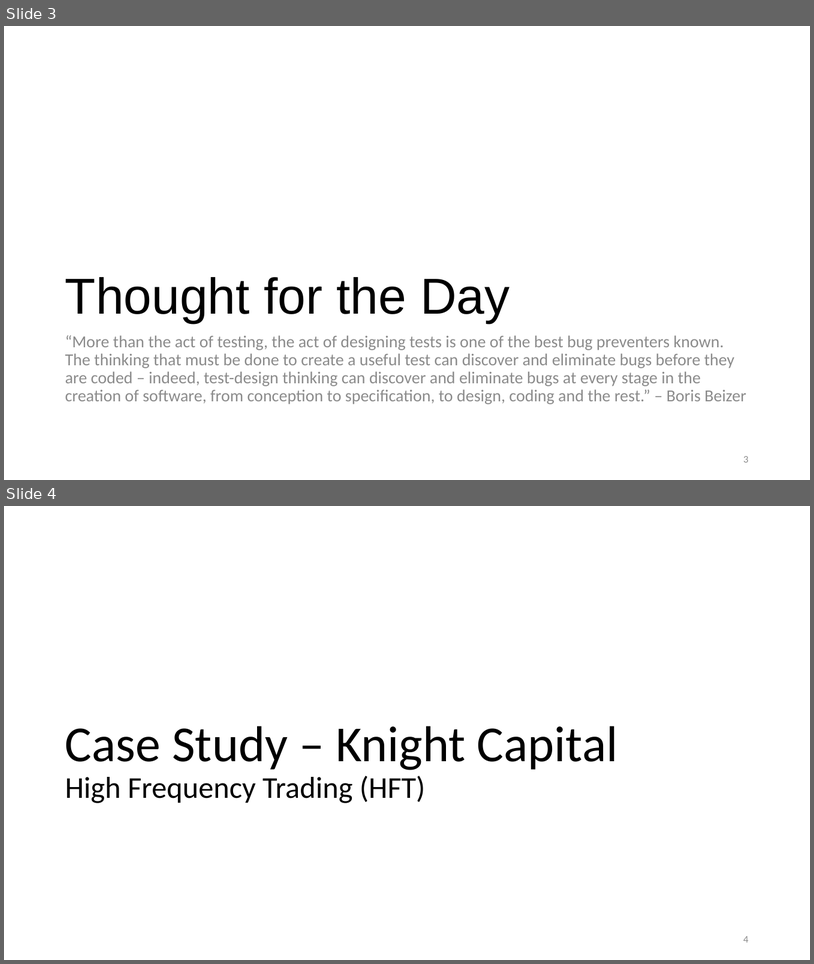
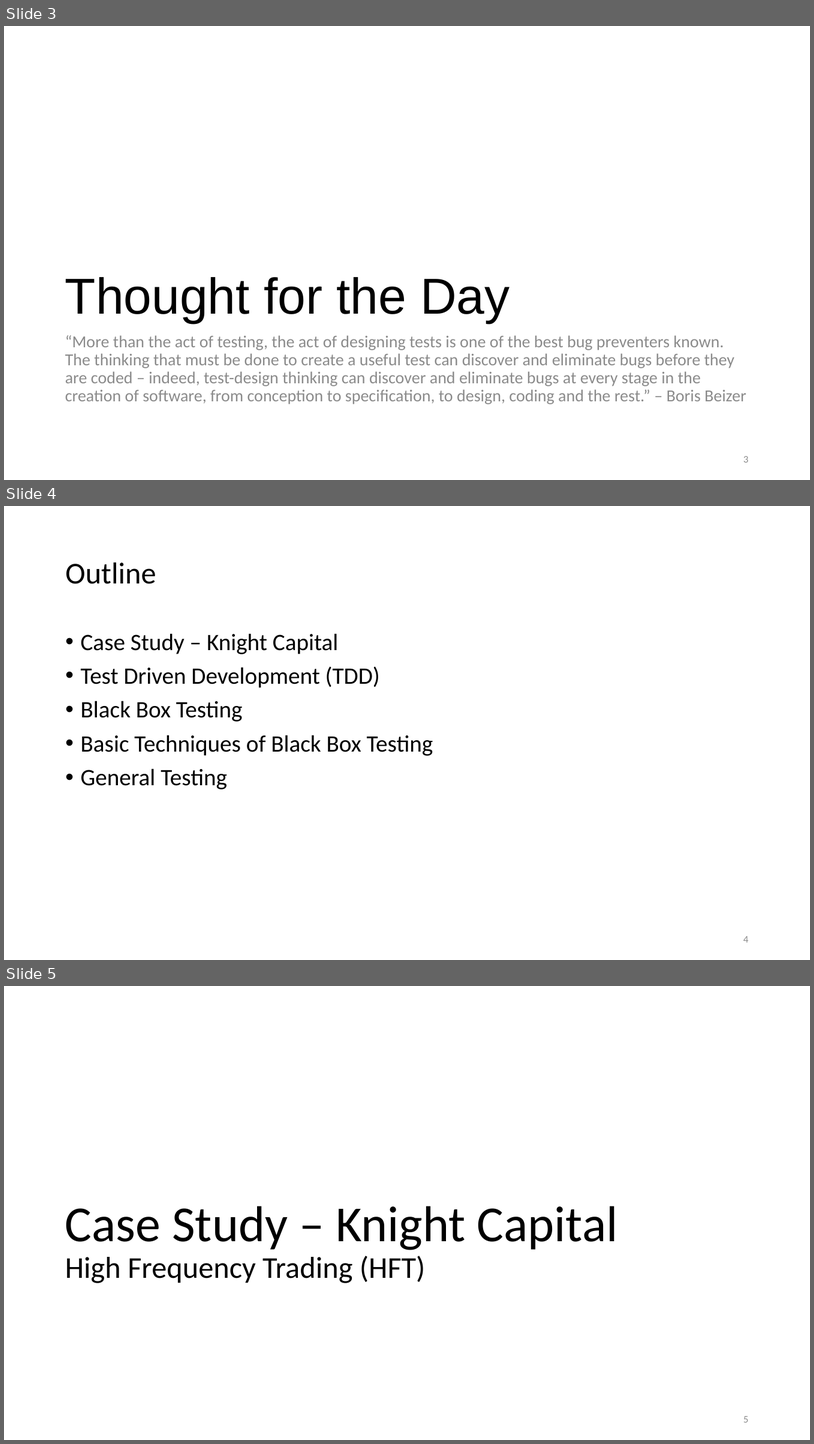
Before and after one commit to malenezi/malenezi, a slide deck: SE401/Lectures/6-Black Box Testing/Black Box Testing.pptx. Shown one above the other, each under a label of ours: slides 3 and 4 before the commit, slides 3, 4 and 5 after it. The pictures are 814x964 and 814x1444 pixels, drawn with LibreOffice and Linux fonts; fonts in the diff are those of the drawing. Boxes give left, top, right and bottom in pixels: in the first picture for what was removed or moved away, otherwise in the second. Text is boxed around its words. In the diff, an @@ line names an element or a change of style, - is before the commit and + after.

```diff
--- a/SE401/Lectures/6-Black Box Testing/Black Box Testing.pptx
+++ b/SE401/Lectures/6-Black Box Testing/Black Box Testing.pptx
@@ slide 4 added at (4, 506, 810, 960), background #FFFFFF @@
@@ title added at (65, 562, 156, 584), 36 pt, text #000000 @@
+Outline
@@ text added at (81, 633, 434, 789), 28 pt, text #000000 @@
+• Case Study – Knight Capital
+• Test Driven Development (TDD)
+• Black Box Testing
+• Basic Techniques of Black Box Testing
+• General Testing
@@ page number added at (744, 936, 749, 942), 12 pt, text #8C8C8C @@
+4
@@ what was slide 4 is now slide 5 @@
@@ page number at (744, 1416, 749, 1422): text changed @@
-4
+5
```
Also in this commit, not shown: 2 slides changed, 2 slides removed, 2 other files.
